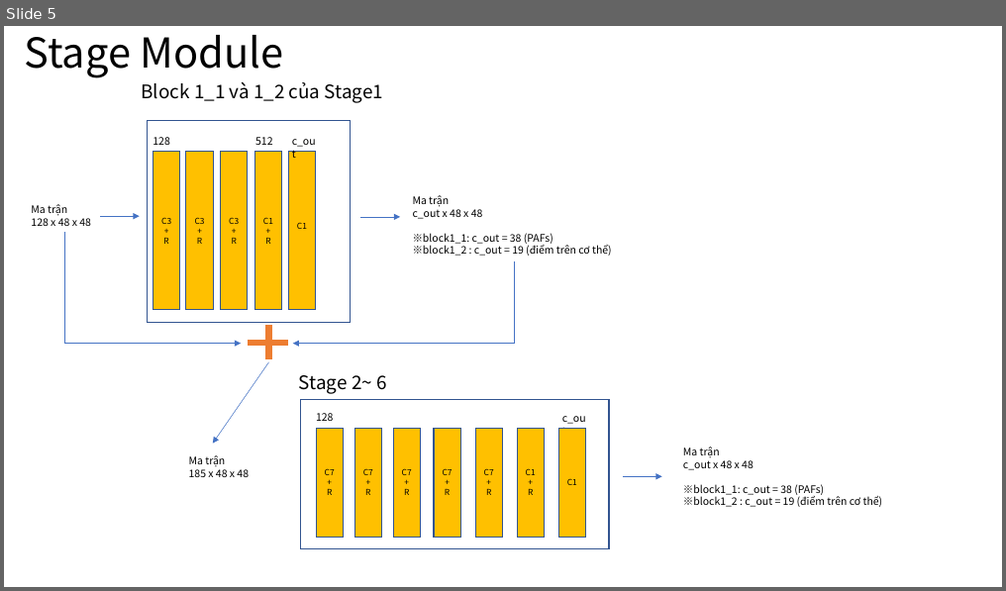
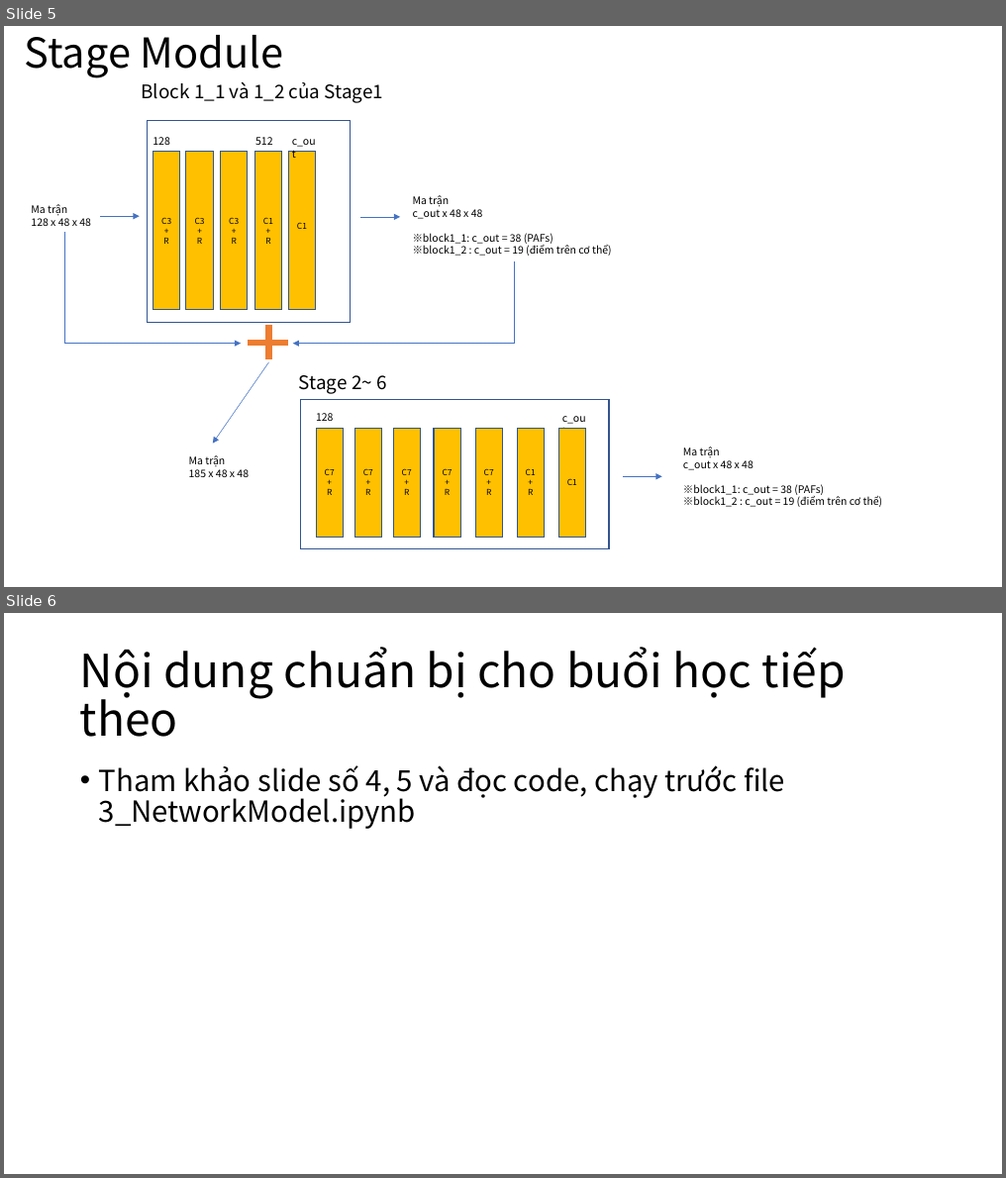
Before and after one commit to makotovnjp/Talent5OpenPose, a slide deck: doc/Talent5OpenPoseWeek1_BoSung.pptx. Shown one above the other, each under a label of ours: slide 5 before the commit, slides 5 and 6 after it. The pictures are 1006x591 and 1006x1178 pixels, drawn with LibreOffice and Linux fonts; fonts in the diff are those of the drawing. Boxes give left, top, right and bottom in pixels: in the first picture for what was removed or moved away, otherwise in the second. Text is boxed around its words. In the diff, an @@ line names an element or a change of style, - is before the commit and + after.

Commit message:
udpate

```diff
--- a/doc/Talent5OpenPoseWeek1_BoSung.pptx
+++ b/doc/Talent5OpenPoseWeek1_BoSung.pptx
@@ slide 6 added at box(4, 613, 1002, 1174), background #FFFFFF @@
@@ title added at box(80, 647, 846, 737), 44 pt, text #000000 @@
+Nội dung chuẩn bị cho buổi học tiếp theo
@@ text added at box(99, 765, 785, 829), 28 pt, text #000000 @@
+• Tham khảo slide số 4, 5 và đọc code, chạy trước file 3_NetworkModel.ipynb
```
